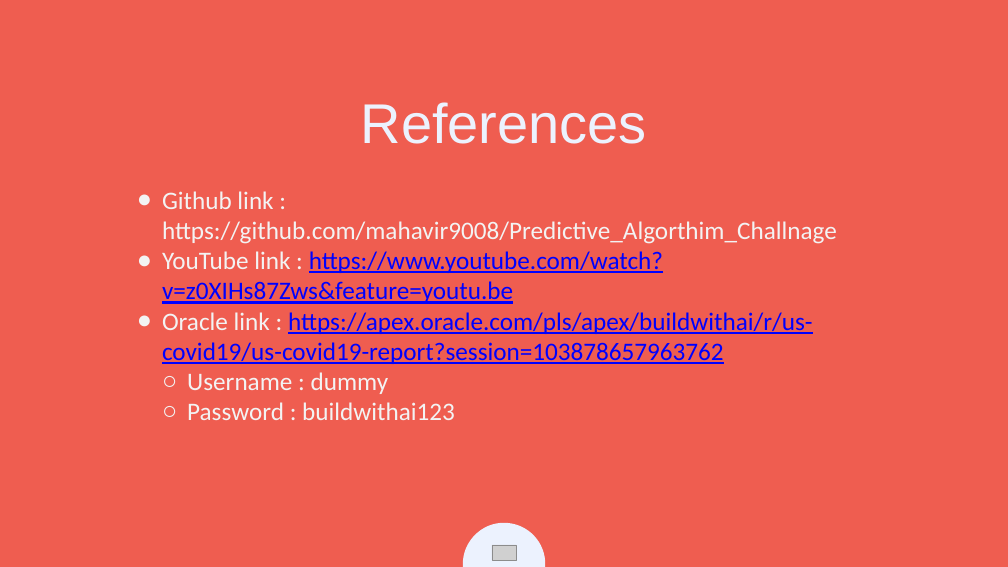
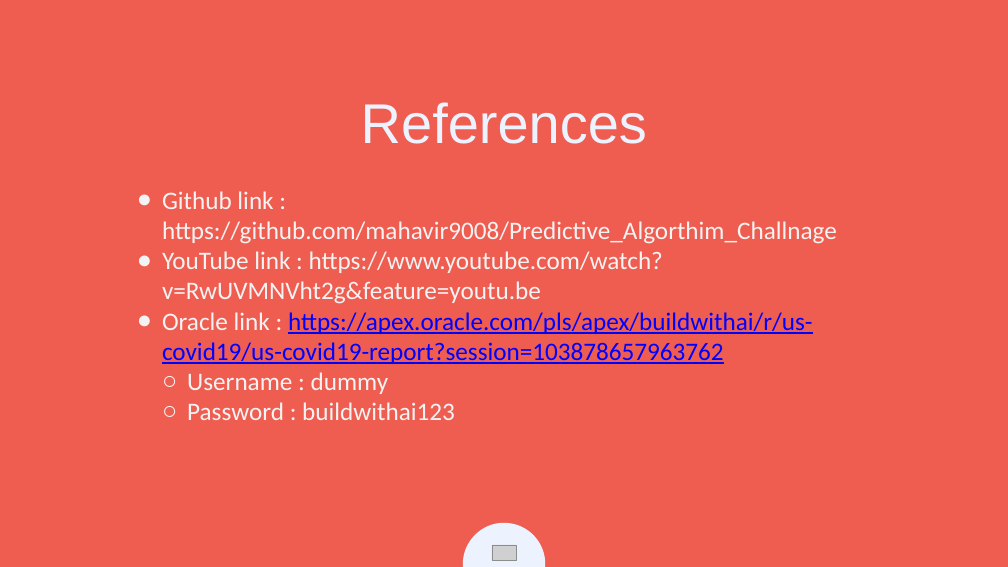
Before and after one commit to Techiefrankie/Predictive_Algorthim_Challnage, a slide deck: slide 16 of Predection CTRL.pptx. Drawn at 1008x567 pixels with LibreOffice and Linux fonts; fonts in the diff are those of the drawing; grey boxes stand for pictures. Boxes give left, top, right and bottom in pixels: in the first picture for what was removed or moved away, otherwise in the second. Text is boxed around its words. In the diff, an @@ line names an element or a change of style, - is before the commit and + after.

```diff
--- a/Predection CTRL.pptx
+++ b/Predection CTRL.pptx
@@ text at <box>162,251,663,304</box>: text changed; text colour #0000FF to #F3F3F3 @@
-● YouTube link : https://www.youtube.com/watch?v=z0XIHs87Zws&feature=youtu.be
+● YouTube link : https://www.youtube.com/watch?v=RwUVMNVht2g&feature=youtu.be
```
Also in this commit, not shown: 1 other file.
